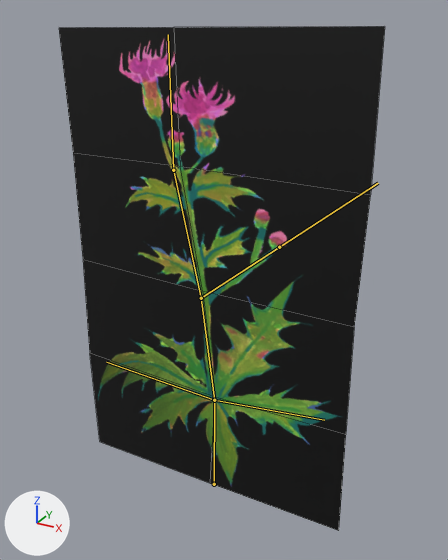
The FBX model Assets/Assets_Created/plants/Thistle1.fbx, before and after one commit.
The view is the same before and after, from a 50 mm lens placed at (1.18, -2.01, 2.09), pointed at (0.04, 0.05, 1.05). Every picture has the same lights, and +X, +Y and +Z are marked at lower left. The older version comes first. Both versions are drawn at frame 1 of the action 'thistle1|die'; the numbers are the values there. The bones that change, and the others that lie on the model, are drawn over the model as lines. Mesh edges are drawn as thin lines.

Objects in the first picture: 'whiteflower1'.
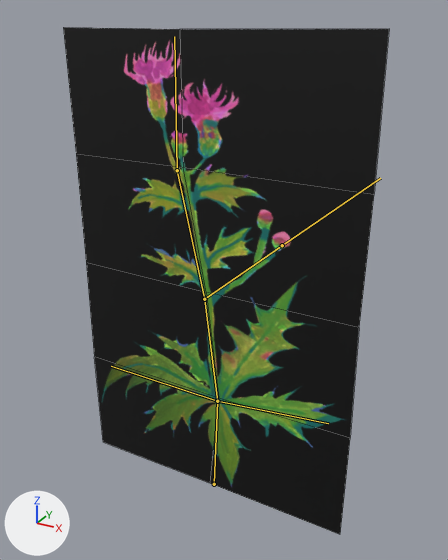
Pixel boxes (x1, y1, x2, y2) of what changed, in the pictures (448 x 560 px):
'whiteflower1', posed
    before: (59, 26, 385, 531)
    after: (63, 27, 389, 534)
bone 'Bone', root to tip
    before: (214, 484) to (214, 400)
    after: (214, 484) to (217, 401)
bone 'Bone.001', root to tip
    before: (214, 400) to (201, 298)
    after: (217, 401) to (204, 299)
bone 'Bone.003', root to tip
    before: (173, 170) to (168, 34)
    after: (177, 170) to (174, 36)
bone 'Bone.004', root to tip
    before: (201, 298) to (279, 247)
    after: (204, 299) to (282, 245)
bone 'Bone.005', root to tip
    before: (214, 400) to (324, 420)
    after: (217, 401) to (328, 423)
bone 'Bone.006', root to tip
    before: (214, 400) to (106, 362)
    after: (217, 401) to (111, 366)

Patch to the scene script:
```diff
--- a/Assets/Assets_Created/plants/Thistle1.fbx.py
+++ b/Assets/Assets_Created/plants/Thistle1.fbx.py
@@ bone_bone @@
 bone_bone = bpy.data.objects['thistle1'].pose.bones['Bone']
-bone_bone.rotation_quaternion = (1.0, -0.003, 0.001, 0.028)  # degrees (0, 0, 3)
+bone_bone.rotation_quaternion = (1.0, -0.001, 0.001, 0.011)  # degrees (0, 0, 1)
@@ bone_bone_001 @@
 bone_bone_001 = bpy.data.objects['thistle1'].pose.bones['Bone.001']  # child of 'Bone'
-bone_bone_001.rotation_quaternion = (1.0, 0.002, 0.0, -0.027)  # degrees (0, 0, -3)
+bone_bone_001.rotation_quaternion = (1.0, 0.001, 0.0, -0.01)  # degrees (0, 0, -1)
@@ bone_bone_003 @@
 bone_bone_003 = bpy.data.objects['thistle1'].pose.bones['Bone.003']  # child of 'Bone.002'
-bone_bone_003.rotation_quaternion = (1.0, -0.002, 0.0, 0.018)  # degrees (0, 0, 2)
-bone_bone_003.scale = (1.02, 1.02, 1.02)
+bone_bone_003.rotation_quaternion = (1.0, -0.001, 0.0, 0.007)  # degrees (0, 0, 1)
+bone_bone_003.scale = (1.01, 1.01, 1.01)
@@ bone_bone_004 @@
 bone_bone_004 = bpy.data.objects['thistle1'].pose.bones['Bone.004']  # child of 'Bone.001'
-bone_bone_004.rotation_quaternion = (1.0, 0.002, 0.0, -0.03)  # degrees (0, 0, -3)
+bone_bone_004.rotation_quaternion = (1.0, 0.001, 0.0, -0.017)  # degrees (0, 0, -2)
@@ bone_bone_005 @@
 bone_bone_005 = bpy.data.objects['thistle1'].pose.bones['Bone.005']  # child of 'Bone'
-bone_bone_005.rotation_quaternion = (1.0, 0.002, 0.0, -0.014)  # degrees (0, 0, -2)
+bone_bone_005.rotation_quaternion = (1.0, 0.001, 0.0, -0.005)  # degrees (0, 0, -1)
@@ bone_bone_006 @@
 bone_bone_006 = bpy.data.objects['thistle1'].pose.bones['Bone.006']  # child of 'Bone'
-bone_bone_006.rotation_quaternion = (0.999, 0.002, 0.0, -0.044)  # degrees (0, 0, -5)
-bone_bone_006.scale = (1.04, 1.04, 1.04)
+bone_bone_006.rotation_quaternion = (1.0, 0.001, 0.0, -0.017)  # degrees (0, 0, -2)
+bone_bone_006.scale = (1.01, 1.01, 1.01)
```
